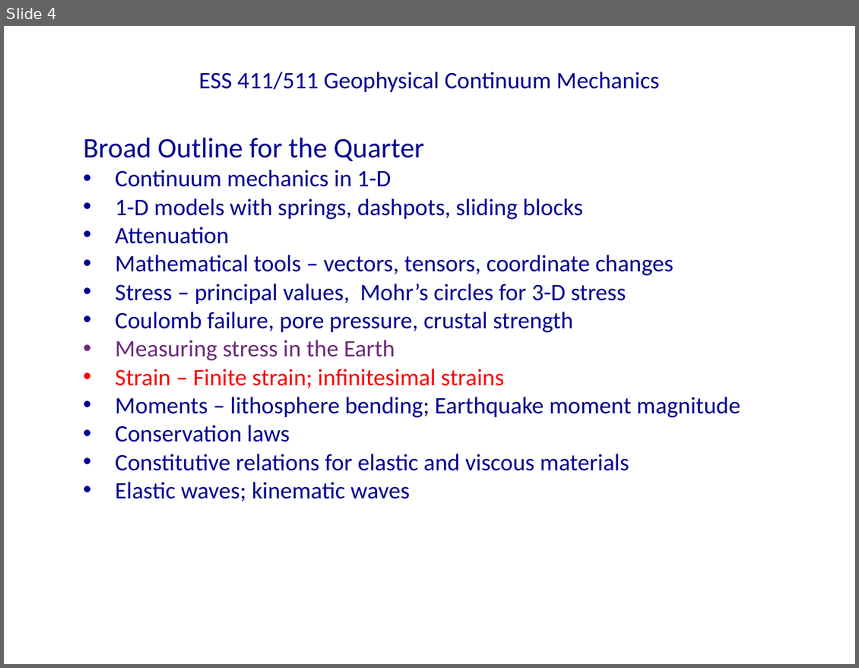
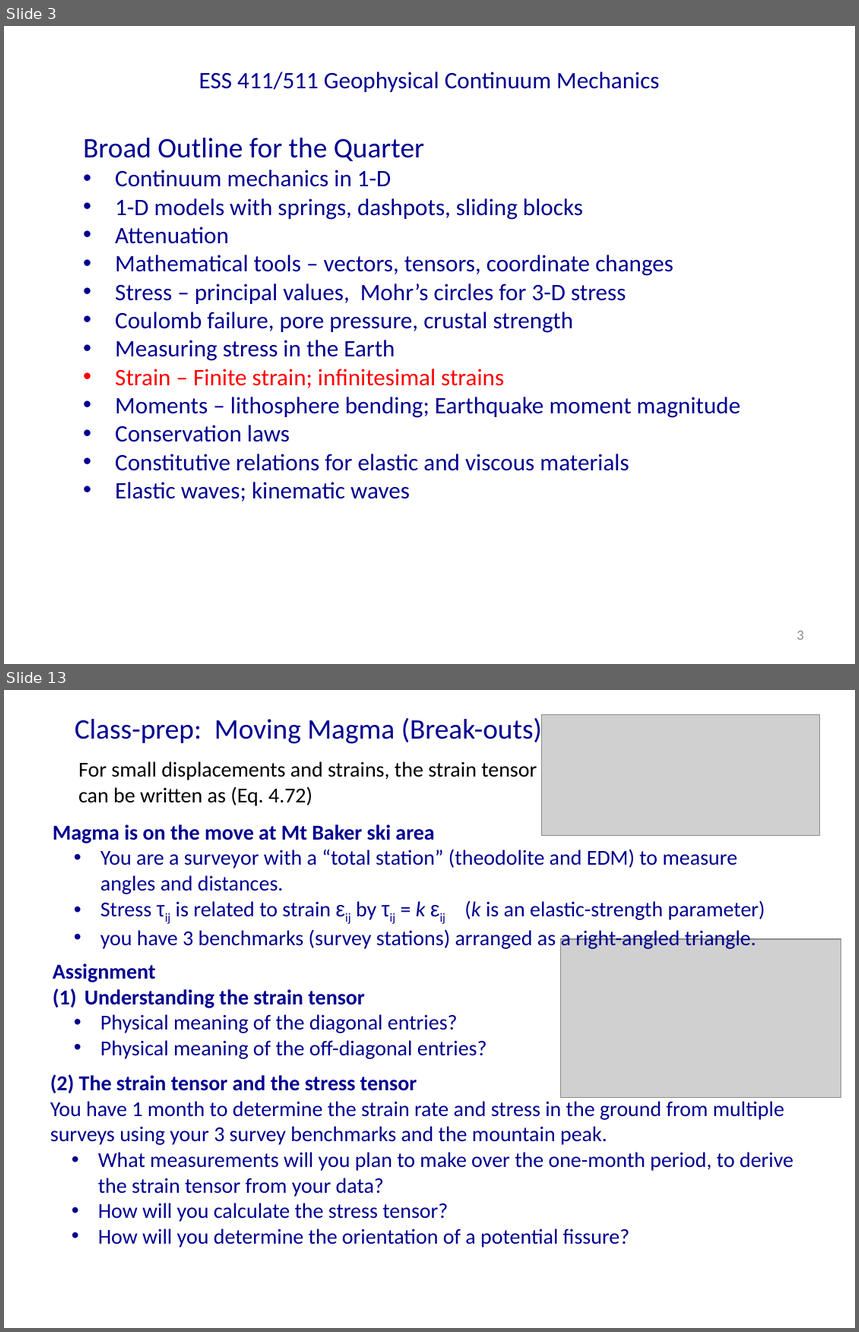
Before and after one commit to UW-geophysics-edu/ess-411-511, a slide deck: lectures/pptx/ESS411_511_Class_21.pptx. Shown one above the other, each under a label of ours: slide 4 before the commit, slides 3 and 13 after it; the slides between them are not shown. The pictures are 859x668 and 859x1332 pixels, drawn with LibreOffice and Linux fonts; fonts in the diff are those of the drawing; grey boxes stand for pictures. Boxes give left, top, right and bottom in pixels: in the first picture for what was removed or moved away, otherwise in the second. Text is boxed around its words. In the diff, an @@ line names an element or a change of style, - is before the commit and + after.

```diff
--- a/lectures/pptx/ESS411_511_Class_21.pptx
+++ b/lectures/pptx/ESS411_511_Class_21.pptx
@@ slide 13 added at [4,690,855,1328], background #FFFFFF @@
@@ title added at [75,715,542,746], 24 pt, text #000090 @@
+Class-prep: Moving Magma (Break-outs)
@@ picture added at [542,714,820,836] @@
@@ text added at [78,761,537,806], 18 pt, text #000000 @@
+For small displacements and strains, the strain tensor can be written as (Eq. 4.72)
@@ text added at [53,825,766,949], 18 pt, text #000090 @@
+Magma is on the move at Mt Baker ski area
+• You are a surveyor with a “total station” (theodolite and EDM) to measure angles and distances.
+• Stress τij is related to strain εij by τij = k εij (k is an elastic-strength parameter)
+• you have 3 benchmarks (survey stations) arranged as a right-angled triangle.
@@ picture added at [560,939,841,1097] @@
@@ text added at [53,964,487,1059], 18 pt, text #000090 @@
+Assignment
+(1) Understanding the strain tensor
+• Physical meaning of the diagonal entries?
+• Physical meaning of the off-diagonal entries?
@@ text added at [50,1075,794,1248], 18 pt, text #000090 @@
+(2) The strain tensor and the stress tensor
+You have 1 month to determine the strain rate and stress in the ground from multiple surveys using your 3 survey benchmarks and the mountain peak.
+• What measurements will you plan to make over the one-month period, to derive the strain tensor from your data?
+• How will you calculate the stress tensor?
+• How will you determine the orientation of a potential fissure?
@@ what was slide 4 is now slide 3 @@
@@ slide 3 changed as well @@
@@ text at [115,340,395,361]: text colour #6D287B to #000090 in "Measuring stress in the Earth" @@
@@ page number added at [797,631,804,640], 12 pt, text #8C8C8C @@
+3
```
Also in this commit, not shown: 3 other slides changed, 13 other slides added, 29 slides removed, 2 other files.
